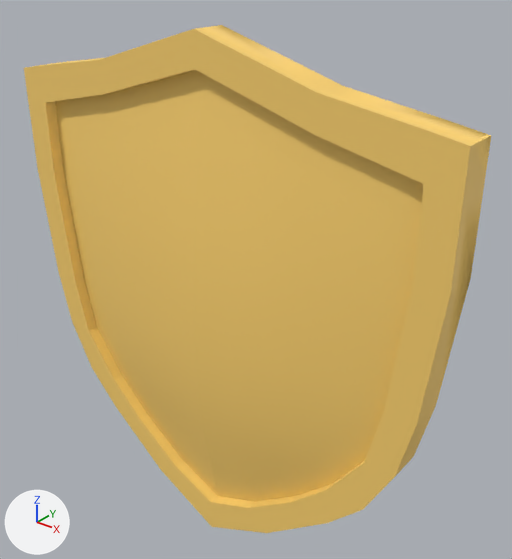
What one commit did to the FBX model Assets/Resources/Models/Widgets/shileld.fbx.
Rendered twice from a 50 mm lens placed at (0.068, -0.284, 0.155), pointed at (-0.112, -0.059, 0.015). Every picture has the same lights, and +X, +Y and +Z are marked at lower left. Where no turn or scale is listed for an object, it has been applied to the vertices.

Before the edit, the objects in view are built like this:
```python
mat_lathemetal_cd_blinn1 = principled_material('LatheMetal_CD_blinn1')
mat_lathemetal_cd_blinn1.base_color = (1.0, 0.662, 0.163)  # yellow #ffd570
mat_lathemetal_cd_blinn1.roughness = 0.612
me_mesh = bpy.data.meshes.new('Mesh')
me_mesh.from_pydata(...)  # 270 vertices, 268 faces; spans x -0.235..-0.012, y 0.018..0.041, z -0.123..0.124
me_mesh.materials.append(mat_lathemetal_cd_blinn1)  # yellow #ffd570
ob_polysurface5 = bpy.data.objects.new('polySurface5', me_mesh)
ob_polysurface5.location = (0.0, -0.1063, 0.0)
```
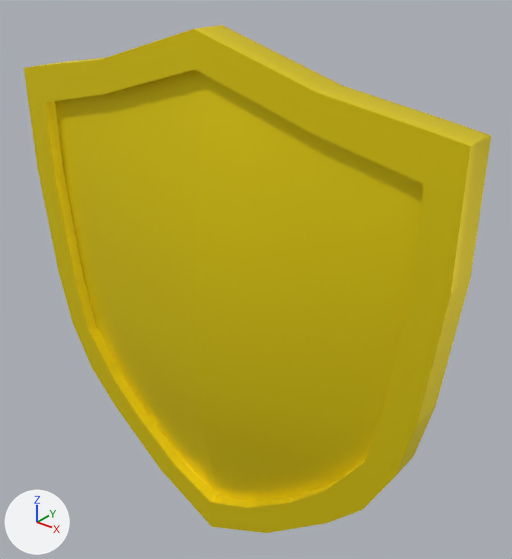
The newer file is also turned or shifted as a whole; pictures and numbers use the older file's frame.

Changed parts and their boxes [x1, y1, x2, y2] in the pictures (512 x 559 px):
'polySurface5', recoloured, surface changed: [24, 25, 491, 533] in both

Edits to the bpy script that builds the scene:
```text
Change mat_lathemetal_cd_blinn1:
    mat_lathemetal_cd_blinn1.base_color: (1.0, 0.662, 0.163) -> (1.0, 0.811, 0.00943)  # yellow #ffd570 -> yellow #ffe919
    mat_lathemetal_cd_blinn1.metallic: 0.0 -> 0.7
```
